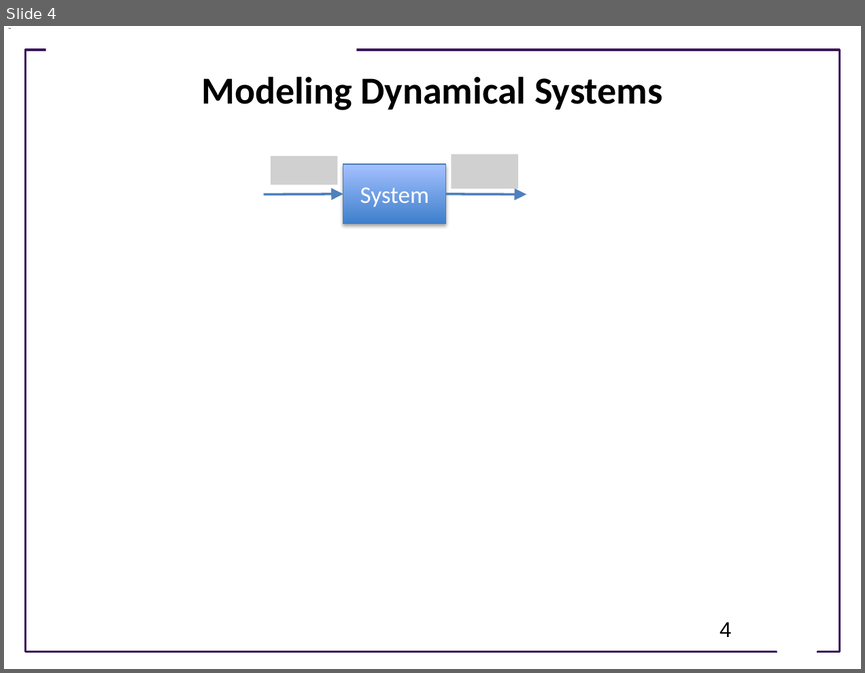
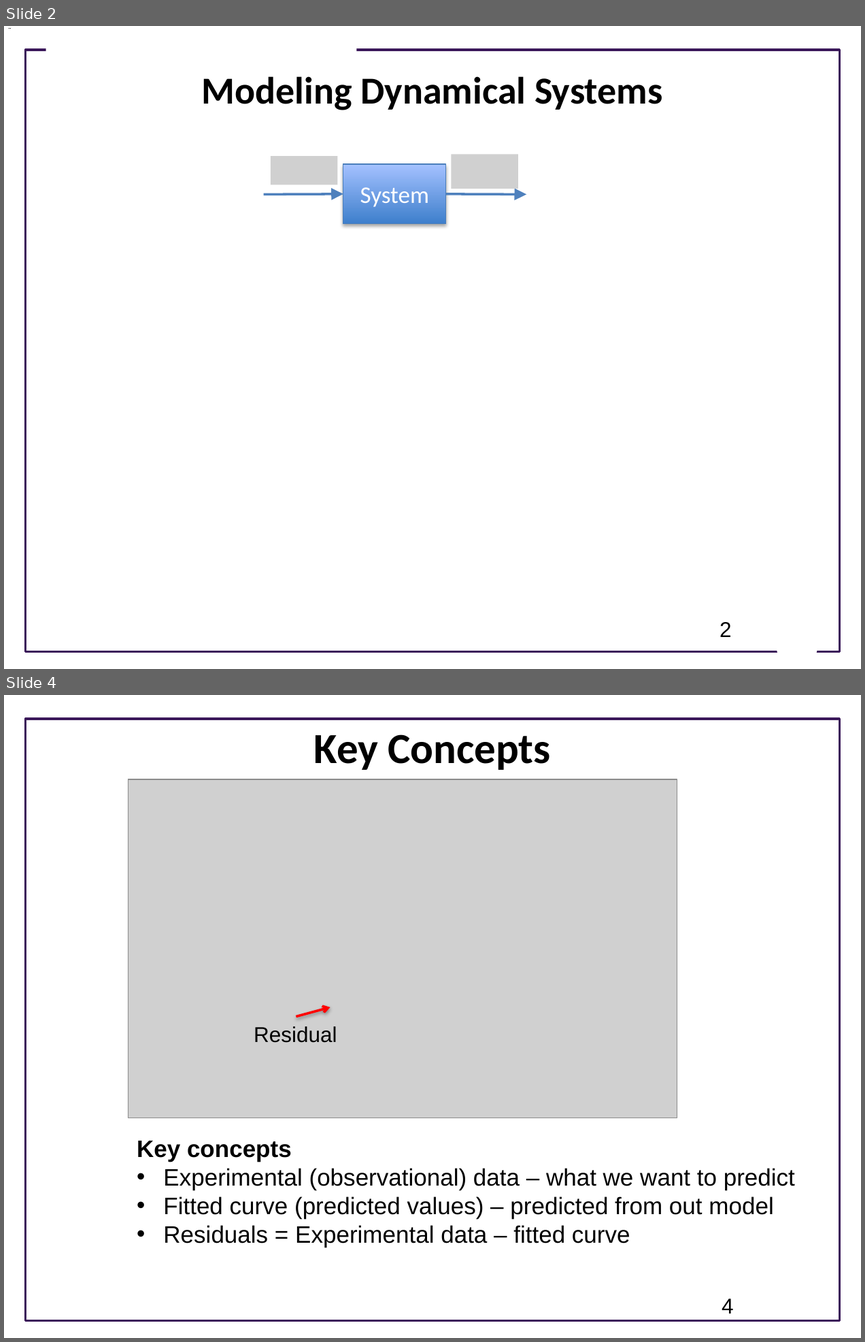
Before and after one commit to joseph-hellerstein/advanced-controls-lectures, a slide deck: classes/winter_2023/lectures/lecture_11-system-identification/system_identification.pptx. Shown one above the other, each under a label of ours: slide 4 before the commit, slides 2 and 4 after it; the slides between them are not shown. The pictures are 865x673 and 865x1342 pixels, drawn with LibreOffice and Linux fonts; fonts in the diff are those of the drawing; grey boxes stand for pictures; background and template pictures are left out. Boxes give left, top, right and bottom in pixels: in the first picture for what was removed or moved away, otherwise in the second. Text is boxed around its words. In the diff, an @@ line names an element or a change of style, - is before the commit and + after.

```diff
--- a/classes/winter_2023/lectures/lecture_11-system-identification/system_identification.pptx
+++ b/classes/winter_2023/lectures/lecture_11-system-identification/system_identification.pptx
@@ slide 4 added at box(4, 695, 861, 1338), background #FFFFFF; not listed: 1 template element that a slide beside it also shows @@
@@ title added at box(314, 734, 550, 770), 36 pt, text #000000, bold @@
+Key Concepts
@@ picture added at box(128, 779, 677, 1117) @@
@@ arrow added from (296, 1016) to (330, 1007), #FF0000 2 pt @@
@@ text added at box(254, 1026, 337, 1042), 18 pt, text #000000 @@
+Residual
@@ text added at box(137, 1140, 795, 1247), 20 pt, text #000000 @@
+Key concepts
+• Experimental (observational) data – what we want to predict
+• Fitted curve (predicted values) – predicted from out model
+• Residuals = Experimental data – fitted curve
@@ page number added at box(721, 1298, 734, 1313), 18 pt, text #000000 @@
+4
@@ what was slide 4 is now slide 2 @@
@@ page number at box(719, 622, 732, 637): text changed @@
-4
+2
```
Also in this commit, not shown: 2 slides changed, 12 other slides added, 2 slides removed, 2 other files.
